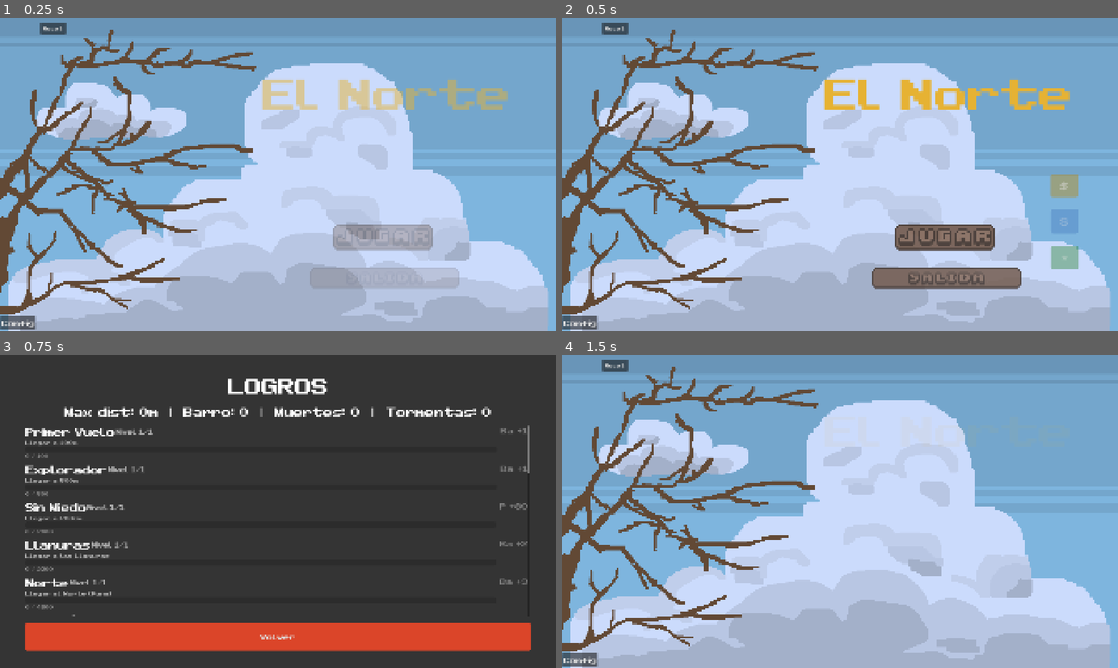
Above: before the commit, frames 1-4 (two rows, left to right).
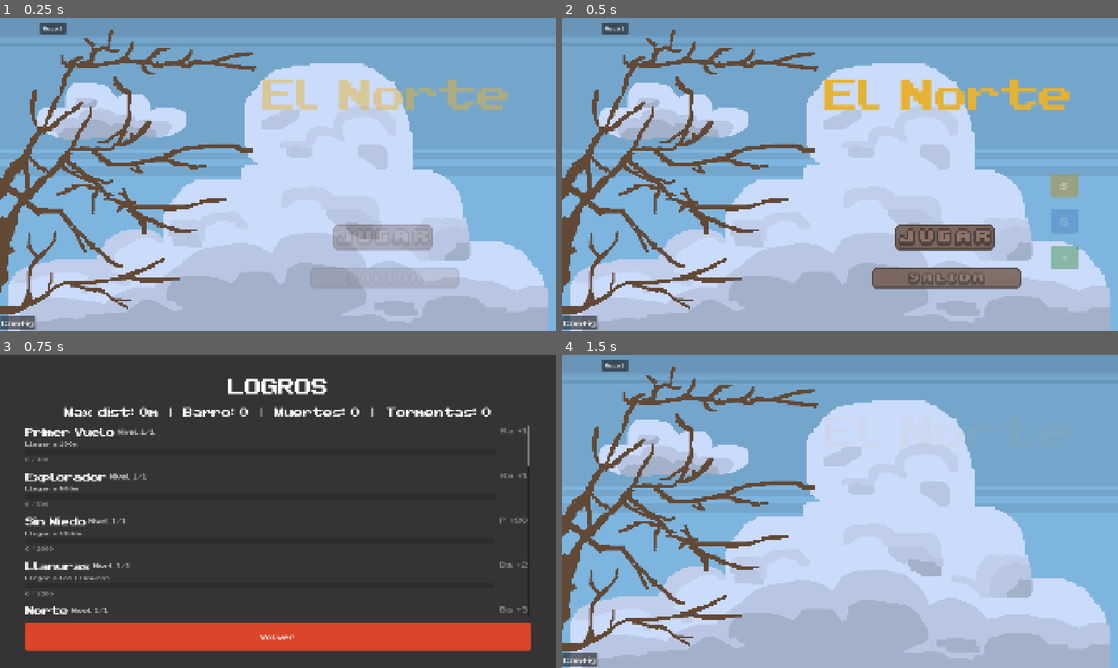
Above: after the commit, the same moments.

Repository: TomasMoreno21/El-Norte
Game: Godot game, scene res://scenes/menu/menu.tscn
Two runs of this game, one before a commit and one after it. Both use one fixed random seed, a clock stepped at 60 frames per second and the inputs below.
Inputs:
- Up to frame 1 (0.25 s): no input
- Up to frame 2 (0.5 s): no input
- Up to frame 3 (0.75 s): click "★" at 0.5 s
- Up to frame 4 (1.5 s): click "Volver" at 1.25 s

Frames 1-2 are identical in both runs. In frame 3, 3.3% of the frame differs, in the area x 4-96%, y 23-84%; in frame 4, nothing differs.

Commit message:
style: mas espacio en pantalla de logros (row 140, separation 6/14/16)

Diff:
--- a/scenes/achievements/achievements.gd
+++ b/scenes/achievements/achievements.gd
@@ -44,9 +44,9 @@
 		var cur_val: int = DataManager.get_current_value(a["cond"])
 
 		var row := HBoxContainer.new()
-		row.custom_minimum_size = Vector2(0, 120)
+		row.custom_minimum_size = Vector2(0, 140)
 		row.size_flags_horizontal = 3
-		row.add_theme_constant_override("separation", 12)
+		row.add_theme_constant_override("separation", 16)
 
 		if all_done:
 			var lv = a["levels"][cur_level]
@@ -60,9 +60,10 @@
 			var info := VBoxContainer.new()
 			info.size_flags_horizontal = 3
 			info.size_flags_vertical = 3
-			info.add_theme_constant_override("separation", 2)
+			info.add_theme_constant_override("separation", 6)
 
 			var header := HBoxContainer.new()
+			header.add_theme_constant_override("separation", 10)
 			var name_lbl := Label.new()
 			name_lbl.text = a["name"]
 			name_lbl.add_theme_font_size_override("font_size", 30)
@@ -118,9 +119,10 @@
 			var info := VBoxContainer.new()
 			info.size_flags_horizontal = 3
 			info.size_flags_vertical = 3
-			info.add_theme_constant_override("separation", 2)
+			info.add_theme_constant_override("separation", 6)
 
 			var header := HBoxContainer.new()
+			header.add_theme_constant_override("separation", 10)
 			var name_lbl := Label.new()
 			name_lbl.text = a["name"]
 			name_lbl.add_theme_font_size_override("font_size", 30)
--- a/scenes/achievements/achievements.tscn
+++ b/scenes/achievements/achievements.tscn
@@ -45,7 +45,7 @@
 [node name="AchievementList" type="VBoxContainer" parent="Bg/VBoxContainer/ScrollContainer" unique_id=1333243488]
 layout_mode = 2
 size_flags_horizontal = 3
-theme_override_constants/separation = 10
+theme_override_constants/separation = 14
 
 [node name="ButtonRow" type="HBoxContainer" parent="Bg/VBoxContainer" unique_id=809832081]
 layout_mode = 2
